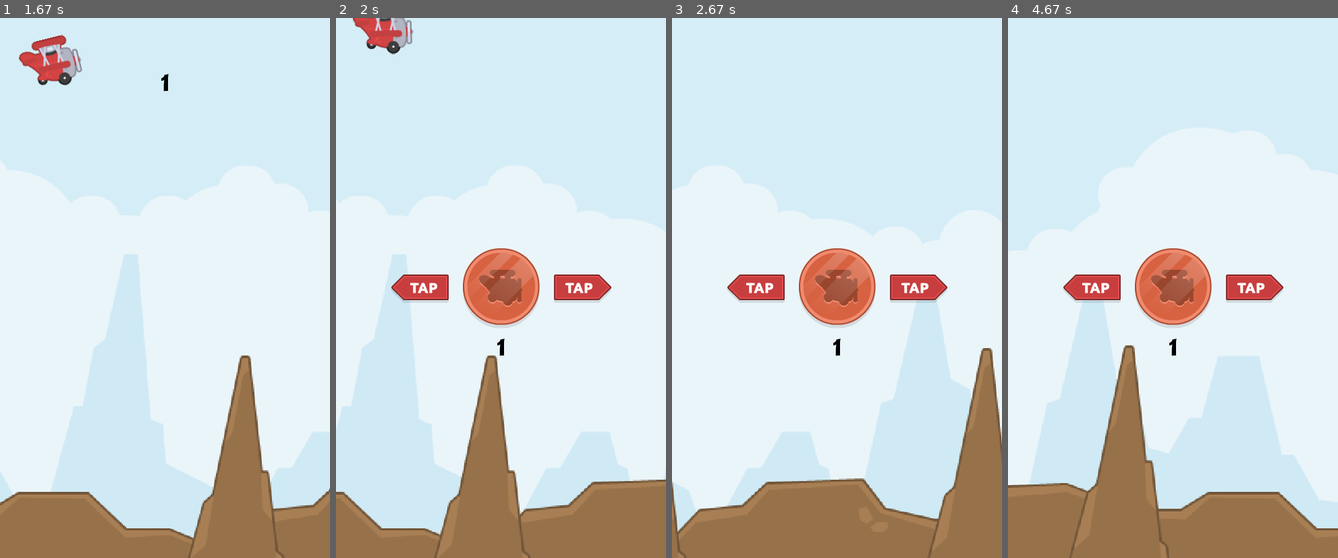
Above: before the commit, frames 1-4 (left to right).
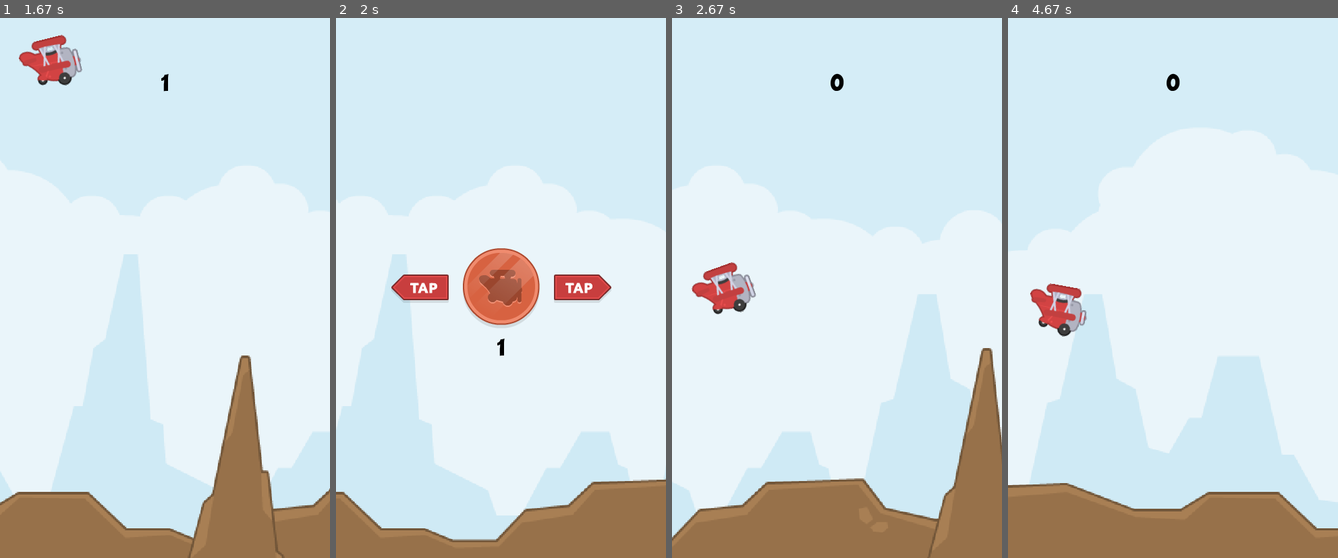
Above: after the commit, the same moments.

Repository: brccabral/Python_Pygame_SideScroller
Game: pygame game, started from code/main.py
The game is run twice, just before and just after one commit, with the same random seed, the same clock (stepped at 60 frames per second) and the same inputs.
Inputs (mouse positions are in pixels of both pictures, inside the frame that each line leads up to):
- Up to frame 1 (1.67 s): click (165, 288) at 0.38 s; click (168, 325) at 0.72 s; click (62, 207) at 1.05 s; click (287, 477) at 1.38 s
- Up to frame 2 (2 s): no input
- Up to frame 3 (2.67 s): click (820, 428) at 2.22 s; click (827, 196) at 2.55 s
- Up to frame 4 (4.67 s): click (1126, 174) at 2.88 s; click (1258, 239) at 3.22 s; click (1275, 277) at 3.55 s; click (1077, 185) at 4.38 s

Frame 1 is identical in both runs. In frame 2, 5.3% of the frame differs, in the area x 5-60%, y 0-100%; in frame 3, 5.3%; in frame 4, 8.9%, in the area x 6-84%, y 10-100%.

Commit message:
reset game on collision

Diff:
--- a/code/main.py
+++ b/code/main.py
@@ -37,6 +37,7 @@
         # text
         self.font = pygame.font.Font("graphics/font/BD_Cartoon_Shout.ttf", 30)
         self.score = 0
+        self.start_time = 0
 
         # menu
         self.menu_surface = pygame.image.load("graphics/ui/menu.png").convert_alpha()
@@ -54,11 +55,15 @@
             )
             or self.plane.rect.top <= 0
         ):
+            for sprite in self.collision_sprites.sprites():
+                if sprite.sprite_type == "obstacle":
+                    sprite.kill()
             self.active = False
+            self.plane.kill()
 
     def display_score(self):
         if self.active:
-            self.score = pygame.time.get_ticks() // 1000
+            self.score = (pygame.time.get_ticks() - self.start_time) // 1000
             y = WINDOW_HEIGHT / 10
         else:
             y = WINDOW_HEIGHT / 2 + self.menu_rect.height * 0.6
@@ -83,8 +88,14 @@
                     pygame.quit()
                     sys.exit()
                 if event.type == pygame.MOUSEBUTTONDOWN:
-                    self.plane.jump()
-                if event.type == self.obstacle_timer:
+                    if self.active:
+                        self.plane.jump()
+                    else:
+                        self.plane = Plane(self.all_sprites, self.scale_factor * 0.6)
+                        self.active = True
+                        self.start_time = pygame.time.get_ticks()
+
+                if event.type == self.obstacle_timer and self.active:
                     Obstacle(
                         [self.all_sprites, self.collision_sprites], self.scale_factor
                     )
--- a/code/sprites.py
+++ b/code/sprites.py
@@ -29,6 +29,7 @@
 class Ground(pygame.sprite.Sprite):
     def __init__(self, groups: List[pygame.sprite.Group], scale_factor: float):
         super().__init__(groups)
+        self.sprite_type = 'ground'
 
         # image
         ground_image = pygame.image.load(
@@ -108,6 +109,7 @@
 class Obstacle(pygame.sprite.Sprite):
     def __init__(self, groups: List[pygame.sprite.Group], scale_factor: float):
         super().__init__(groups)
+        self.sprite_type = 'obstacle'
 
         orientation = random.choice(("up", "down"))
 
